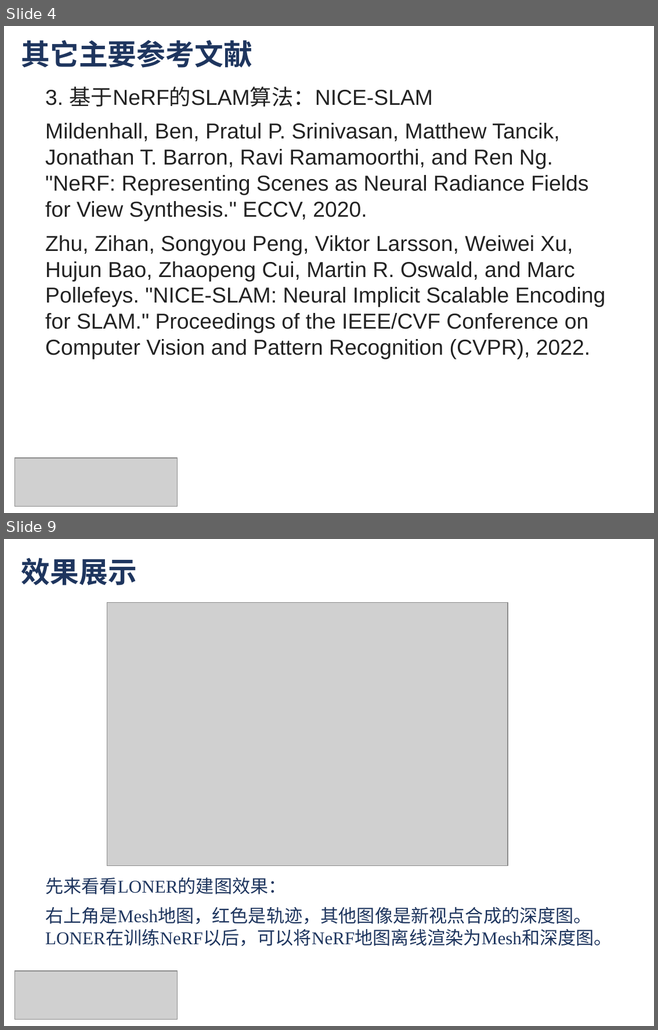
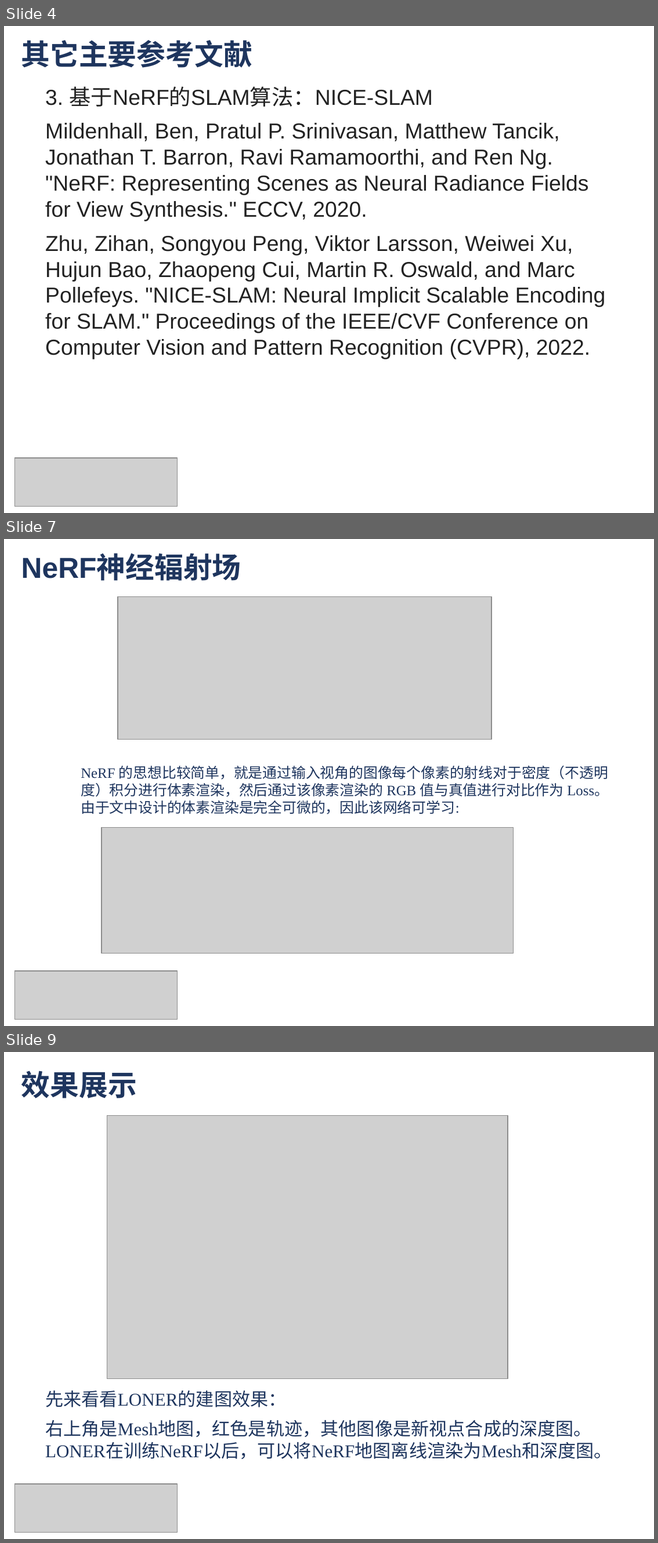
Before and after one commit to chengyingshe/Project_SLAM, a slide deck: ppt/佘成应_王奔_智能车文献汇报.pptx. Shown one above the other, each under a label of ours: slides 4 and 9 before the commit, slides 4, 7 and 9 after it; the slides between them are not shown. The pictures are 658x1030 and 658x1543 pixels, drawn with LibreOffice and Linux fonts; fonts in the diff are those of the drawing; grey boxes stand for pictures. Boxes give left, top, right and bottom in pixels: in the first picture for what was removed or moved away, otherwise in the second. Text is boxed around its words. In the diff, an @@ line names an element or a change of style, - is before the commit and + after.

```diff
--- a/ppt/佘成应_王奔_智能车文献汇报.pptx
+++ b/ppt/佘成应_王奔_智能车文献汇报.pptx
@@ slide 7 added at bbox=[4, 539, 654, 1026], background #FFFFFF @@
@@ text added at bbox=[21, 555, 241, 581], 32 pt, text #1E355E, bold @@
+NeRF神经辐射场
@@ picture added at bbox=[118, 597, 491, 740] @@
@@ text added at bbox=[81, 766, 608, 815], 16 pt, text #1E355E @@
+NeRF 的思想比较简单，就是通过输入视角的图像每个像素的射线对于密度（不透明度）积分进行体素渲染，然后通过该像素渲染的 RGB 值与真值进行对比作为 Loss。由于文中设计的体素渲染是完全可微的，因此该网络可学习:
@@ picture added at bbox=[101, 827, 513, 954] @@
@@ picture added at bbox=[15, 971, 177, 1019] @@
```
Also in this commit, not shown: 2 slides changed, 1 slide removed.
